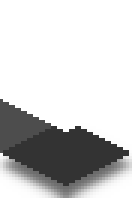
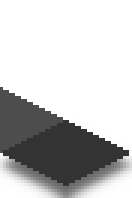
Layered file, before and after one edit (w=132, h=198). Changes by layer:
painted on "Top" over [3, 90, 75, 132]
painted on "Front" over [0, 87, 21, 99]
